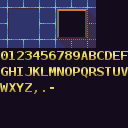
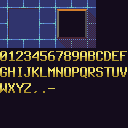
Revision of a layered (128, 128) image; what changed, layer by layer:
painted on "0123456789ABCDEF ... #1" over [0, 51, 128, 94]
